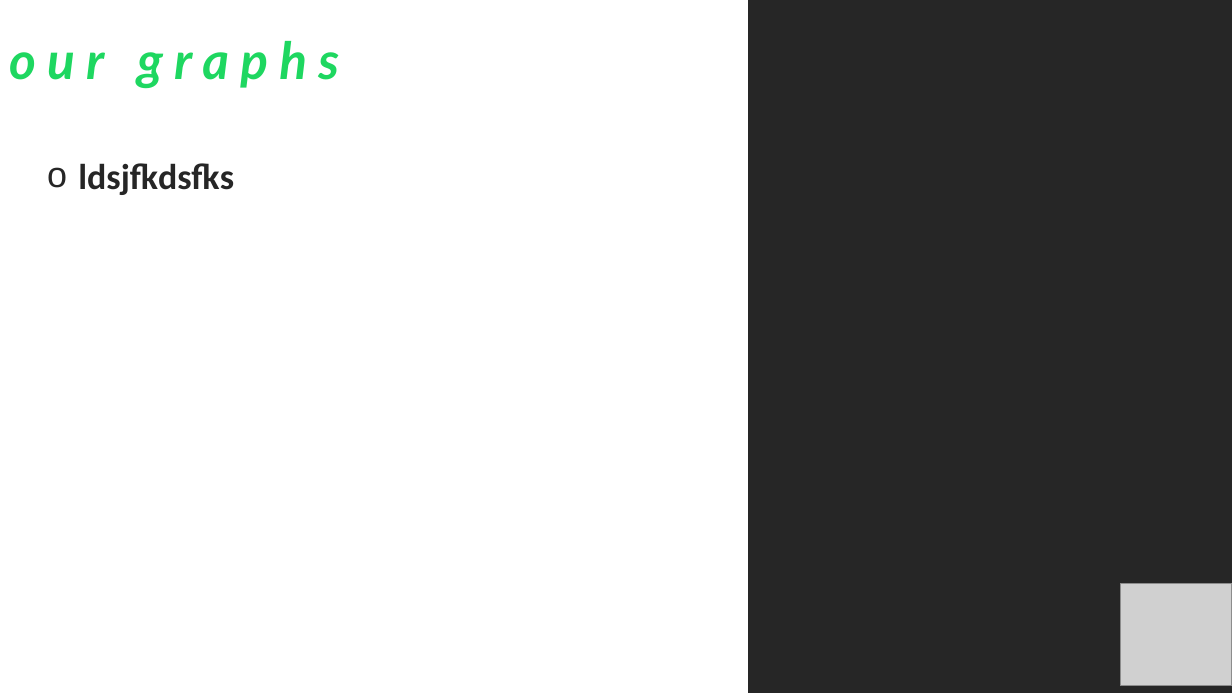
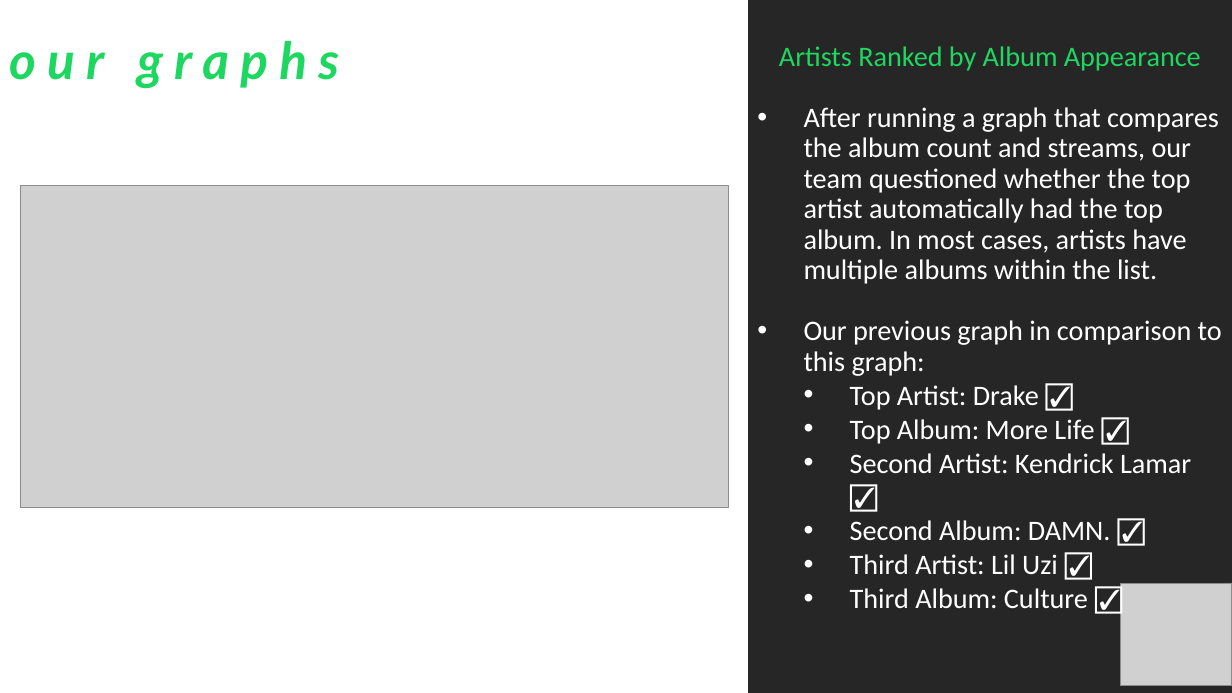
Before and after one commit to iastanehasl/Project-One, a slide deck: slide 17 of Spotipy Presentation 10.27.pptx (slide 15 before the commit). Drawn at 1232x693 pixels with LibreOffice and Linux fonts; fonts in the diff are those of the drawing; grey boxes stand for pictures. Boxes give left, top, right and bottom in pixels: in the first picture for what was removed or moved away, otherwise in the second. Text is boxed around its words. In the diff, an @@ line names an element or a change of style, - is before the commit and + after.

```diff
--- a/Spotipy Presentation 10.27.pptx
+++ b/Spotipy Presentation 10.27.pptx
@@ text added at box(779, 46, 1222, 574), 22 pt, text #FFFFFF @@
+Artists Ranked by Album Appearance
+• After running a graph that compares the album count and streams, our team questioned whether the top artist automatically had the top album. In most cases, artists have multiple albums within the list.
+• Our previous graph in comparison to this graph:
+  • Top Artist: Drake ☑
+  • Top Album: More Life ☑
+  • Second Artist: Kendrick Lamar ☑
+  • Second Album: DAMN. ☑
+  • Third Artist: Lil Uzi ☑
+  • Third Album: Culture ☑
@@ text removed at box(78, 163, 234, 195) @@
-o ldsjfkdsfks
@@ picture added at box(20, 185, 728, 507) @@
```
Also in this commit, not shown: 9 other slides changed, 4 slides added, 1 other file.
